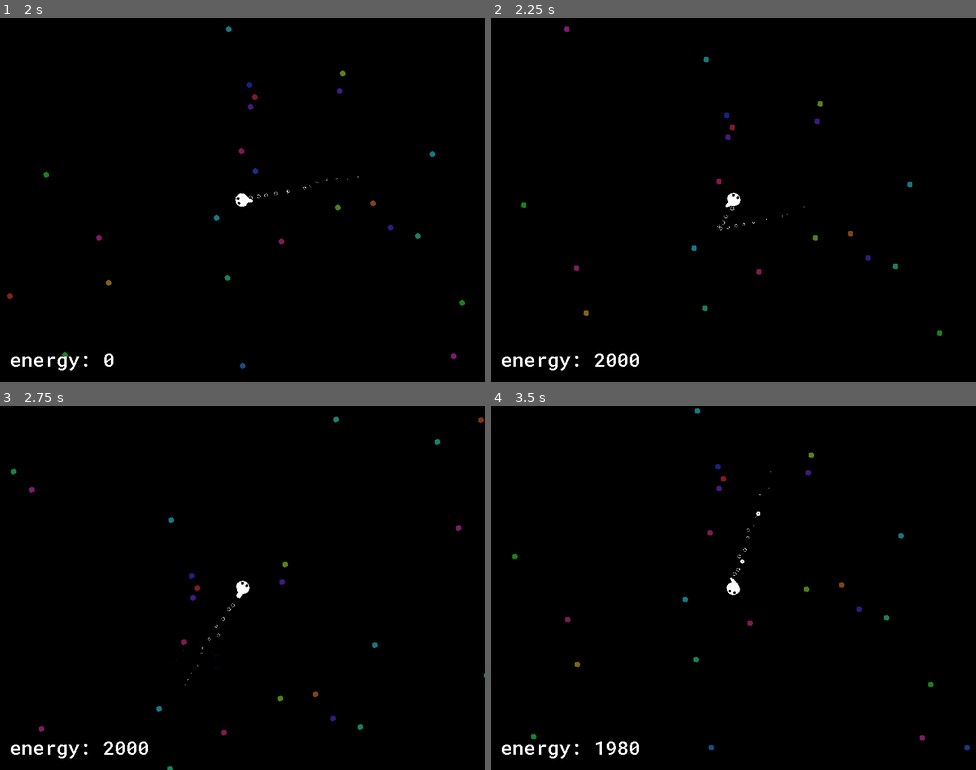
Above: before the commit, frames 1-4 (two rows, left to right).
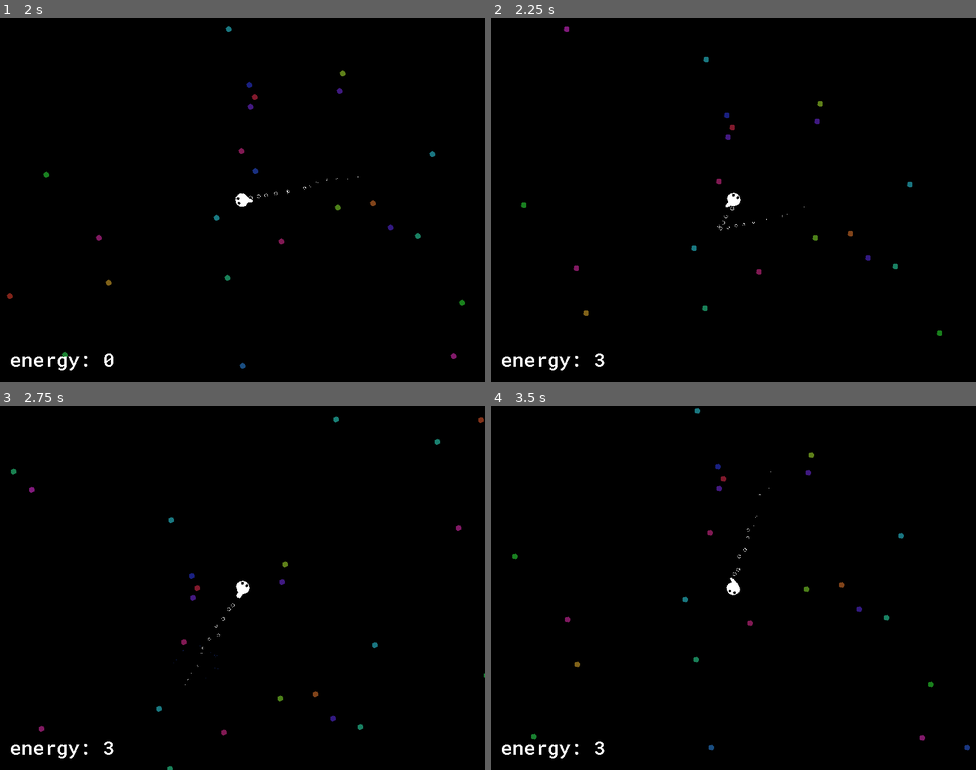
Above: after the commit, the same moments.

Repository: kiwijuice56/fish-fest
Game: Godot game, scene res://main/main.tscn
Same seed, same stepped clock (60 frames per second), same inputs: the game is played once before the commit and once after it. The engine's default icon, where the game draws it, is replaced by a stand-in: a white triangle on a blue panel in a dark square.
Inputs (mouse positions are in pixels of both pictures, inside the frame that each line leads up to):
- Up to frame 1 (2 s): tap Enter (ui_accept) at 0.5, 0.77, 1.07, 1.52, 1.55, 1.82 s; move the mouse to (349, 181) at 0.52 s; press the mouse at (349, 181) at 0.53 s; right-click (349, 181) at 0.8 s; move the mouse to (145, 218) at 1.27 s; release the mouse at (145, 218) at 1.28 s; right-click (145, 218) at 1.35 s
- Up to frame 2 (2.25 s): move the mouse to (782, 119) at 2.02 s; hold Enter (ui_accept) from 2.03 s (still down)
- Up to frame 3 (2.75 s): keep holding Enter (ui_accept); click (291, 507) at 2.3 s
- Up to frame 4 (3.5 s): move the mouse to (709, 660) at 2.77 s; release Enter (ui_accept) at 2.78 s; click (709, 660) at 2.85 s; tap Enter (ui_accept) at 3.02, 3.32 s; right-click (709, 660) at 3.05 s

Frame 1 is identical in both runs. In frame 2, 0.1% of the frame differs, in the area x 21-31%, y 92-96%; in frame 3, 0.1%; in frame 4, 0.2%, in the area x 21-56%, y 29-96%.

Commit message:
Added swarming

Diff:
--- a/main/fish/boid_fish/boid_fish.gd
+++ b/main/fish/boid_fish/boid_fish.gd
@@ -37,8 +37,11 @@
 		velocity += (avg_position - global_position) * cohesion * delta
 
 	if commander:
-		velocity += (commander.global_position - global_position) * player_follow * delta
-		velocity += commander.velocity * player_alignment * delta
+		var player_mult: float = 1.0
+		if Input.is_action_pressed("mouse_left"):
+			player_mult = 12.0
+		velocity += (commander.global_position - global_position) * player_follow * player_mult * delta
+		velocity += commander.velocity * player_alignment * player_mult * delta
 
 	if velocity.length() > max_speed:
 		velocity = velocity.normalized() * max_speed
--- a/main/fish/fish.tscn
+++ b/main/fish/fish.tscn
@@ -16,6 +16,21 @@
 [sub_resource type="CircleShape2D" id="CircleShape2D_7or44"]
 radius = 16.0
 
+[sub_resource type="Animation" id="Animation_ccgc3"]
+length = 0.001
+tracks/0/type = "value"
+tracks/0/imported = false
+tracks/0/enabled = true
+tracks/0/path = NodePath("Sprite2D:frame")
+tracks/0/interp = 1
+tracks/0/loop_wrap = true
+tracks/0/keys = {
+"times": PackedFloat32Array(0),
+"transitions": PackedFloat32Array(1),
+"update": 1,
+"values": [0]
+}
+
 [sub_resource type="Animation" id="Animation_o0m70"]
 resource_name = "basic_swim"
 length = 0.4
@@ -31,21 +46,6 @@
 "transitions": PackedFloat32Array(1, 1, 1, 1, 1),
 "update": 1,
 "values": [0, 1, 2, 3, 4]
-}
-
-[sub_resource type="Animation" id="Animation_ccgc3"]
-length = 0.001
-tracks/0/type = "value"
-tracks/0/imported = false
-tracks/0/enabled = true
-tracks/0/path = NodePath("Sprite2D:frame")
-tracks/0/interp = 1
-tracks/0/loop_wrap = true
-tracks/0/keys = {
-"times": PackedFloat32Array(0),
-"transitions": PackedFloat32Array(1),
-"update": 1,
-"values": [0]
 }
 
 [sub_resource type="AnimationLibrary" id="AnimationLibrary_bdc8n"]
--- a/main/fish/player_fish/player_fish.gd
+++ b/main/fish/player_fish/player_fish.gd
@@ -8,8 +8,8 @@
 var locked: bool = false
 
 func _input(event: InputEvent) -> void:
-	if event.is_action_pressed("ui_accept", false) and Stats.energy >= 10:
-		Stats.energy -= 10
+	if event.is_action_pressed("mouse_right", false) and Stats.energy >= 50:
+		Stats.energy -= 50
 		spawn_egg()
 	if event.is_action_pressed("ui_cancel"):
 		locked = not locked
--- a/main/item/algae/algae.gd
+++ b/main/item/algae/algae.gd
@@ -8,7 +8,10 @@
 	if collected:
 		return
 	collected = true
-	Stats.energy += 2000
+	if collector is BoidFish:
+		Stats.energy += 1
+	if collector is PlayerFish:
+		Stats.energy += 3
 	$AnimationPlayer.play("eat")
 	await $AnimationPlayer.animation_finished
 	queue_free()
--- a/main/item/algae/algae.tscn
+++ b/main/item/algae/algae.tscn
@@ -10,22 +10,6 @@
 
 [sub_resource type="CircleShape2D" id="CircleShape2D_e4fmw"]
 radius = 8.0
-
-[sub_resource type="Animation" id="Animation_vxtgc"]
-resource_name = "spin"
-loop_mode = 1
-tracks/0/type = "value"
-tracks/0/imported = false
-tracks/0/enabled = true
-tracks/0/path = NodePath("Sprite2D:rotation")
-tracks/0/interp = 1
-tracks/0/loop_wrap = true
-tracks/0/keys = {
-"times": PackedFloat32Array(0, 0.5, 1),
-"transitions": PackedFloat32Array(1, 1, 1),
-"update": 0,
-"values": [0.0, 6.28319, 12.5664]
-}
 
 [sub_resource type="Animation" id="Animation_84tq7"]
 length = 0.001
@@ -118,6 +102,22 @@
 "values": [false]
 }
 
+[sub_resource type="Animation" id="Animation_vxtgc"]
+resource_name = "spin"
+loop_mode = 1
+tracks/0/type = "value"
+tracks/0/imported = false
+tracks/0/enabled = true
+tracks/0/path = NodePath("Sprite2D:rotation")
+tracks/0/interp = 1
+tracks/0/loop_wrap = true
+tracks/0/keys = {
+"times": PackedFloat32Array(0, 0.5, 1),
+"transitions": PackedFloat32Array(1, 1, 1),
+"update": 0,
+"values": [0.0, 6.28319, 12.5664]
+}
+
 [sub_resource type="AnimationLibrary" id="AnimationLibrary_ovfb8"]
 _data = {
 "RESET": SubResource("Animation_84tq7"),
--- a/main/item/egg/egg.tscn
+++ b/main/item/egg/egg.tscn
@@ -15,6 +15,69 @@
 
 [sub_resource type="CircleShape2D" id="CircleShape2D_4sqqc"]
 radius = 6.0
+
+[sub_resource type="Animation" id="Animation_0e35s"]
+length = 0.001
+tracks/0/type = "value"
+tracks/0/imported = false
+tracks/0/enabled = true
+tracks/0/path = NodePath("Sprite2D/Yolk:scale")
+tracks/0/interp = 1
+tracks/0/loop_wrap = true
+tracks/0/keys = {
+"times": PackedFloat32Array(0),
+"transitions": PackedFloat32Array(1),
+"update": 0,
+"values": [Vector2(0.2, 0.2)]
+}
+tracks/1/type = "value"
+tracks/1/imported = false
+tracks/1/enabled = true
+tracks/1/path = NodePath("Sprite2D:scale")
+tracks/1/interp = 1
+tracks/1/loop_wrap = true
+tracks/1/keys = {
+"times": PackedFloat32Array(0),
+"transitions": PackedFloat32Array(1),
+"update": 0,
+"values": [Vector2(0.4, 0.4)]
+}
+tracks/2/type = "value"
+tracks/2/imported = false
+tracks/2/enabled = true
+tracks/2/path = NodePath("AudioStreamPlayer2D:playing")
+tracks/2/interp = 1
+tracks/2/loop_wrap = true
+tracks/2/keys = {
+"times": PackedFloat32Array(0),
+"transitions": PackedFloat32Array(1),
+"update": 1,
+"values": [false]
+}
+tracks/3/type = "value"
+tracks/3/imported = false
+tracks/3/enabled = true
+tracks/3/path = NodePath("Sprite2D:material:shader_parameter/scale")
+tracks/3/interp = 1
+tracks/3/loop_wrap = true
+tracks/3/keys = {
+"times": PackedFloat32Array(0),
+"transitions": PackedFloat32Array(1),
+"update": 0,
+"values": [1.0]
+}
+tracks/4/type = "value"
+tracks/4/imported = false
+tracks/4/enabled = true
+tracks/4/path = NodePath("Sprite2D/Yolk:modulate")
+tracks/4/interp = 1
+tracks/4/loop_wrap = true
+tracks/4/keys = {
+"times": PackedFloat32Array(0),
+"transitions": PackedFloat32Array(1),
+"update": 0,
+"values": [Color(0, 0, 0, 1)]
+}
 
 [sub_resource type="Animation" id="Animation_5gx1y"]
 resource_name = "grow"
@@ -43,69 +106,6 @@
 "values": [Vector2(0.1, 0.1), Vector2(0.3, 0.3)]
 }
 
-[sub_resource type="Animation" id="Animation_0e35s"]
-length = 0.001
-tracks/0/type = "value"
-tracks/0/imported = false
-tracks/0/enabled = true
-tracks/0/path = NodePath("Sprite2D/Yolk:scale")
-tracks/0/interp = 1
-tracks/0/loop_wrap = true
-tracks/0/keys = {
-"times": PackedFloat32Array(0),
-"transitions": PackedFloat32Array(1),
-"update": 0,
-"values": [Vector2(0.2, 0.2)]
-}
-tracks/1/type = "value"
-tracks/1/imported = false
-tracks/1/enabled = true
-tracks/1/path = NodePath("Sprite2D:scale")
-tracks/1/interp = 1
-tracks/1/loop_wrap = true
-tracks/1/keys = {
-"times": PackedFloat32Array(0),
-"transitions": PackedFloat32Array(1),
-"update": 0,
-"values": [Vector2(0.4, 0.4)]
-}
-tracks/2/type = "value"
-tracks/2/imported = false
-tracks/2/enabled = true
-tracks/2/path = NodePath("AudioStreamPlayer2D:playing")
-tracks/2/interp = 1
-tracks/2/loop_wrap = true
-tracks/2/keys = {
-"times": PackedFloat32Array(0),
-"transitions": PackedFloat32Array(1),
-"update": 1,
-"values": [false]
-}
-tracks/3/type = "value"
-tracks/3/imported = false
-tracks/3/enabled = true
-tracks/3/path = NodePath("Sprite2D:material:shader_parameter/scale")
-tracks/3/interp = 1
-tracks/3/loop_wrap = true
-tracks/3/keys = {
-"times": PackedFloat32Array(0),
-"transitions": PackedFloat32Array(1),
-"update": 0,
-"values": [1.0]
-}
-tracks/4/type = "value"
-tracks/4/imported = false
-tracks/4/enabled = true
-tracks/4/path = NodePath("Sprite2D/Yolk:modulate")
-tracks/4/interp = 1
-tracks/4/loop_wrap = true
-tracks/4/keys = {
-"times": PackedFloat32Array(0),
-"transitions": PackedFloat32Array(1),
-"update": 0,
-"values": [Color(0, 0, 0, 1)]
-}
-
 [sub_resource type="Animation" id="Animation_xm4ia"]
 resource_name = "hatch"
 tracks/0/type = "value"
@@ -173,7 +173,7 @@
 [node name="Egg" instance=ExtResource("1_326a0")]
 script = ExtResource("2_rjy7u")
 boid_scene = ExtResource("3_aghk6")
-hatch_time = 12.0
+hatch_time = 1.0
 
 [node name="Sprite2D" parent="." index="0"]
 material = SubResource("ShaderMaterial_6hoxp")
--- a/project.godot
+++ b/project.godot
@@ -31,6 +31,19 @@
 window/stretch/mode="viewport"
 window/stretch/aspect="keep_width"
 
+[input]
+
+mouse_left={
+"deadzone": 0.5,
+"events": [Object(InputEventMouseButton,"resource_local_to_scene":false,"resource_name":"","device":-1,"window_id":0,"alt_pressed":false,"shift_pressed":false,"ctrl_pressed":false,"meta_pressed":false,"button_mask":0,"position":Vector2(0, 0),"global_position":Vector2(0, 0),"factor":1.0,"button_index":1,"canceled":false,"pressed":false,"double_click":false,"script":null)
+]
+}
+mouse_right={
+"deadzone": 0.5,
+"events": [Object(InputEventMouseButton,"resource_local_to_scene":false,"resource_name":"","device":-1,"window_id":0,"alt_pressed":false,"shift_pressed":false,"ctrl_pressed":false,"meta_pressed":false,"button_mask":0,"position":Vector2(0, 0),"global_position":Vector2(0, 0),"factor":1.0,"button_index":2,"canceled":false,"pressed":false,"double_click":false,"script":null)
+]
+}
+
 [layer_names]
 
 2d_physics/layer_1="map"
